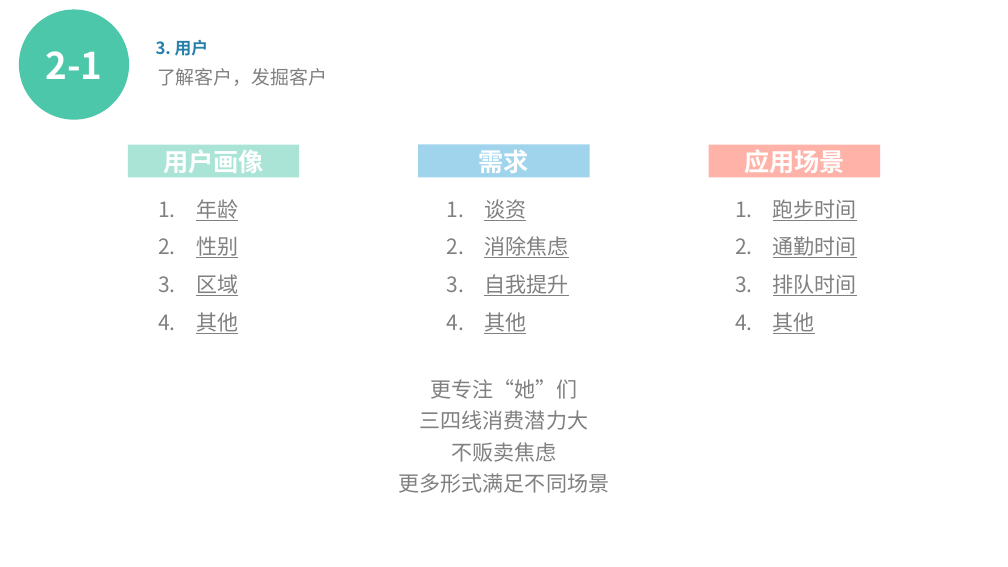
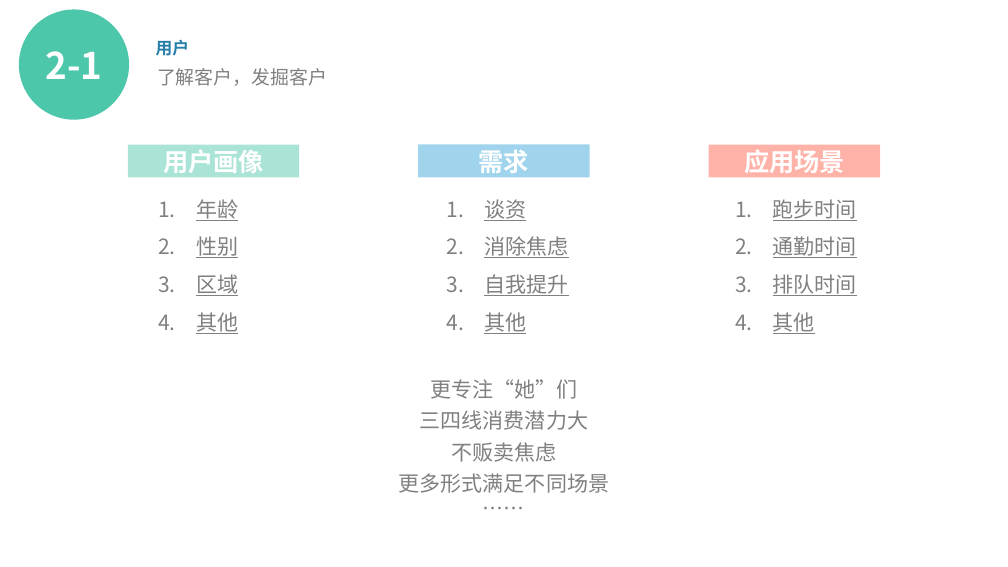
Before and after one commit to izhouping/KPA, a slide deck: slide 15 of 项目演示.pptx (slide 14 before the commit). Drawn at 1008x567 pixels with LibreOffice and Linux fonts; fonts in the diff are those of the drawing. Boxes give left, top, right and bottom in pixels: in the first picture for what was removed or moved away, otherwise in the second. Text is boxed around its words. In the diff, an @@ line names an element or a change of style, - is before the commit and + after.

```diff
--- a/项目演示.pptx
+++ b/项目演示.pptx
@@ text at (156, 40, 190, 56): text changed @@
-3. 用户
+用户
@@ text at (399, 379, 609, 493): paragraph added @@
+……
```
Also in this commit, not shown: 17 other slides changed, 4 slides added, 1 slide removed, 1 other file.
